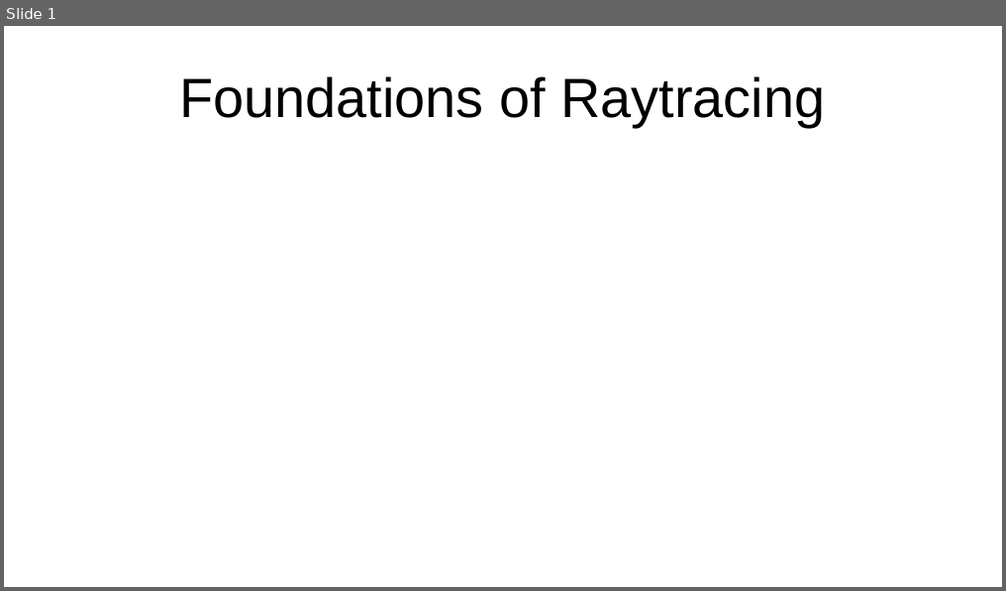
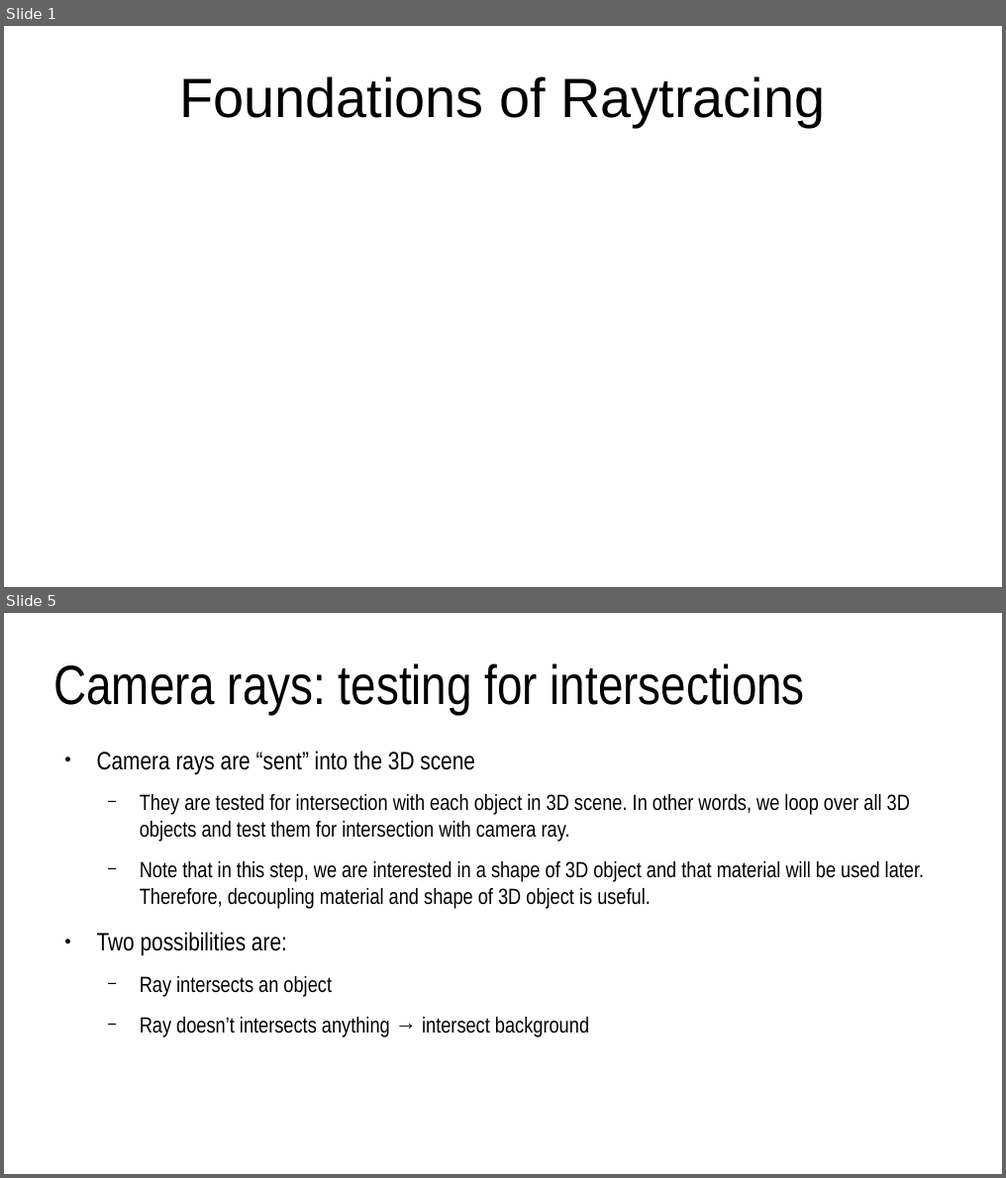
Before and after one commit to lorentzo/IntroductionToComputerGraphics, a slide deck: lectures/foundations_rendering/foundations_raytracing.odp. Shown one above the other, each under a label of ours: slide 1 before the commit, slides 1 and 5 after it; the slides between them are not shown. The pictures are 1006x591 and 1006x1178 pixels, drawn with LibreOffice and Linux fonts; fonts in the diff are those of the drawing. Boxes give left, top, right and bottom in pixels: in the first picture for what was removed or moved away, otherwise in the second. Text is boxed around its words. In the diff, an @@ line names an element or a change of style, - is before the commit and + after.

Commit message:
3d scene and rendering foundations

```diff
--- a/lectures/foundations_rendering/foundations_raytracing.odp
+++ b/lectures/foundations_rendering/foundations_raytracing.odp
@@ slide 5 added at [4, 613, 1002, 1174], background #FFFFFF @@
@@ title added at [54, 663, 805, 714], 44 pt, text #000000 @@
+Camera rays: testing for intersections
@@ text added at [97, 751, 924, 1038], 17.5 pt, text #000000 @@
+● Camera rays are “sent” into the 3D scene
+  − They are tested for intersection with each object in 3D scene. In other words, we loop over all 3D objects and test them for intersection with camera ray.
+  − Note that in this step, we are interested in a shape of 3D object and that material will be used later. Therefore, decoupling material and shape of 3D object is useful.
+● Two possibilities are:
+  − Ray intersects an object
+  − Ray doesn’t intersects anything → intersect background
```
Also in this commit, not shown: 1 slide changed, 7 other slides added, 5 other files.
